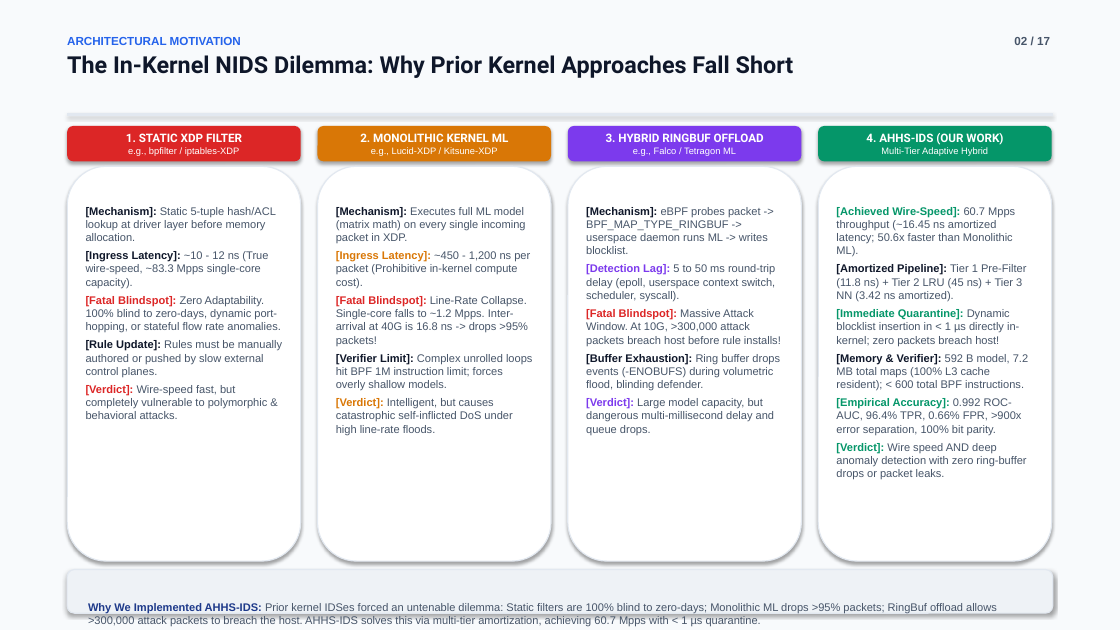
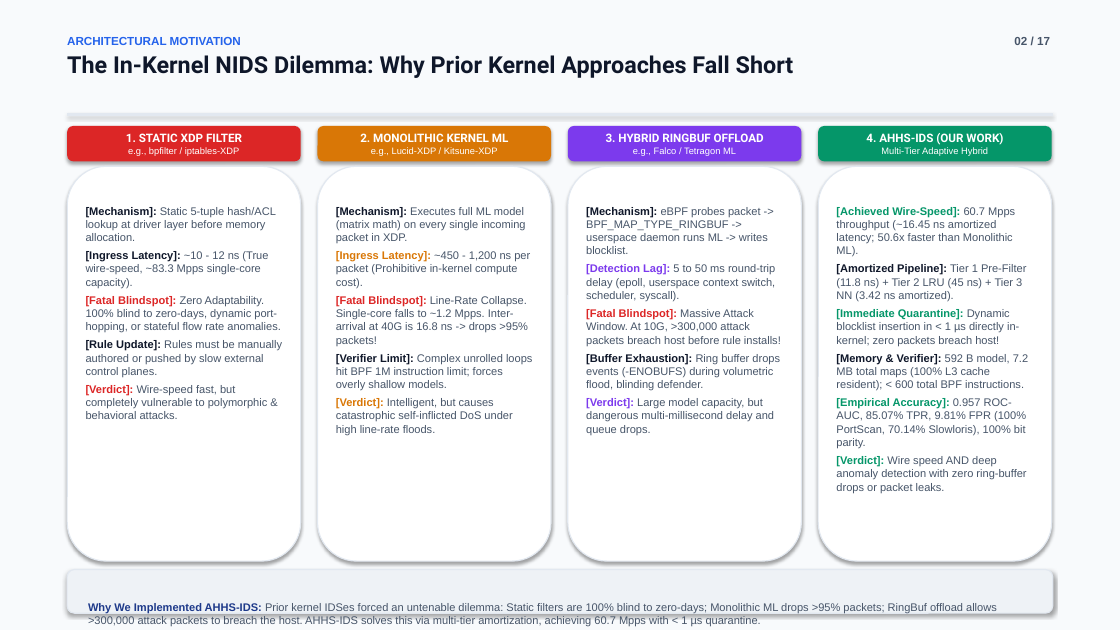
Before and after one commit to Abhi6473/Kernel-level-IDS, a slide deck: slide 2 of presentation/AHHS_IDS_Comprehensive_Architecture_and_Defense.pptx. Drawn at 1120x630 pixels with LibreOffice and Linux fonts; fonts in the diff are those of the drawing. Boxes give left, top, right and bottom in pixels: in the first picture for what was removed or moved away, otherwise in the second. Text is boxed around its words. In the diff, an @@ line names an element or a change of style, - is before the commit and + after.

```diff
--- a/presentation/AHHS_IDS_Comprehensive_Architecture_and_Defense.pptx
+++ b/presentation/AHHS_IDS_Comprehensive_Architecture_and_Defense.pptx
@@ text at (836,398,1026,448): text changed @@
-[Empirical Accuracy]: 0.992 ROC-AUC, 96.4% TPR, 0.66% FPR, >900x error separation, 100% bit parity.
+[Empirical Accuracy]: 0.957 ROC-AUC, 85.07% TPR, 9.81% FPR (100% PortScan, 70.14% Slowloris), 100% bit parity.
```
Also in this commit, not shown: 8 other slides changed, 15 other files.
